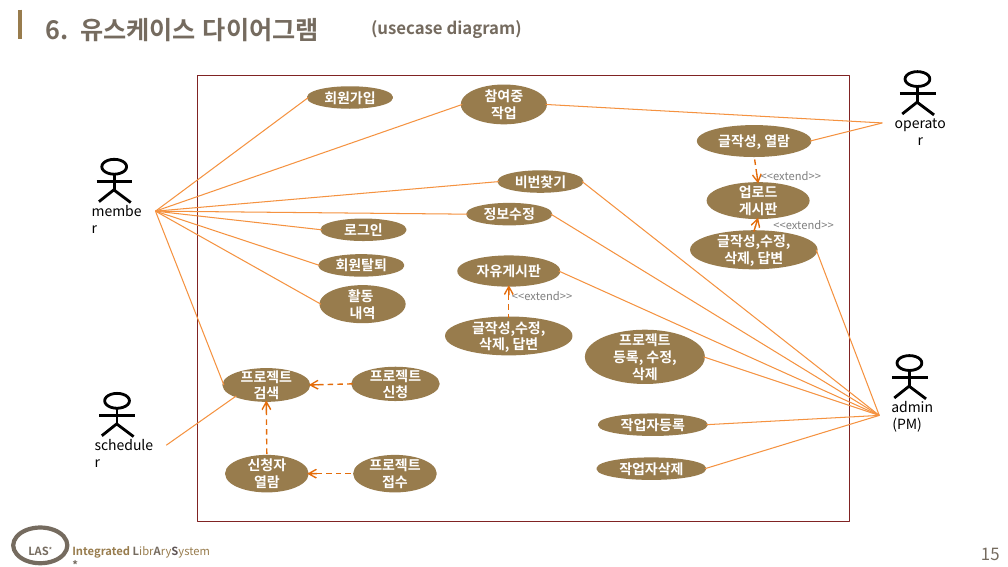
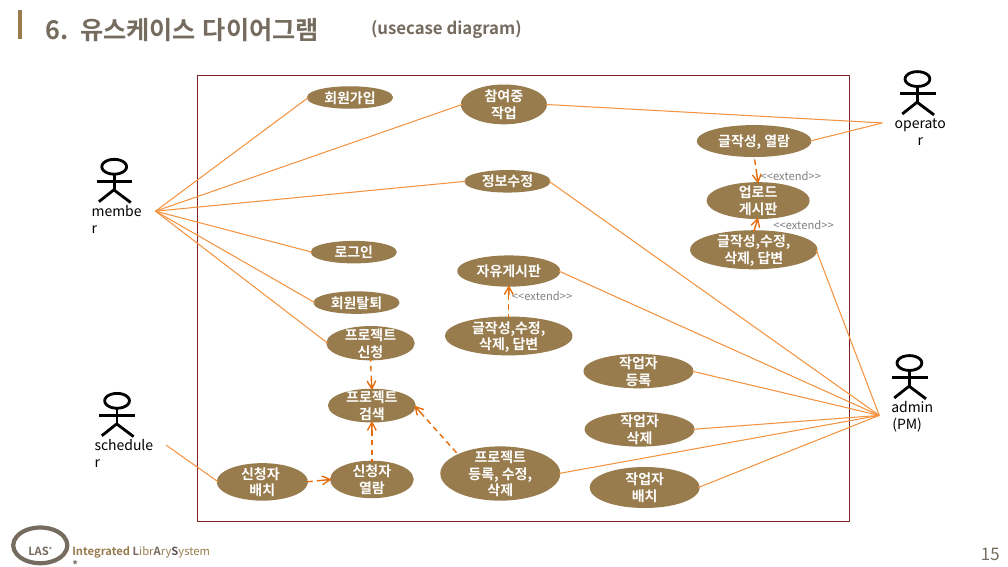
Before and after one commit to hanwoolk/SoundBooker, a slide deck: slide 15 of 0317_sample.pptx. Drawn at 1008x567 pixels with LibreOffice and Linux fonts; fonts in the diff are those of the drawing; background and template pictures are left out. Boxes give left, top, right and bottom in pixels: in the first picture for what was removed or moved away, otherwise in the second. Text is boxed around its words. In the diff, an @@ line names an element or a change of style, - is before the commit and + after.

```diff
--- a/0317_sample.pptx
+++ b/0317_sample.pptx
@@ ellipse "정보수정": place and size @@
-ellipse "정보수정" at [468,205,551,225]
+ellipse "정보수정" at [466,171,549,192]
@@ ellipse removed at [499,171,583,192] @@
-비번찾기
@@ line moved from (155, 211) - (468, 214) to (155, 211) - (466, 181) @@
@@ line removed from (155, 211) to (499, 181) @@
@@ line moved from (551, 214) - (879, 415) to (549, 181) - (879, 415) @@
@@ line removed from (583, 181) to (879, 415) @@
@@ line moved from (155, 211) - (322, 230) to (155, 211) - (312, 252) @@
@@ line moved from (155, 211) - (320, 265) to (155, 211) - (314, 302) @@
@@ line moved from (155, 211) - (224, 385) to (155, 211) - (328, 343) @@
@@ ellipse "로그인": place and size @@
-ellipse "로그인" at [322,220,405,240]
+ellipse "로그인" at [312,242,396,262]
@@ ellipse "회원탈퇴": place and size @@
-ellipse "회원탈퇴" at [320,256,403,276]
+ellipse "회원탈퇴" at [314,292,398,312]
@@ ellipse removed at [321,286,404,322] @@
-활동
-내역
@@ ellipse "프로젝트 신청": place and size @@
-ellipse "프로젝트 신청" at [353,368,438,399]
+ellipse "프로젝트 신청" at [328,328,413,359]
@@ arrow moved from (308, 385) - (353, 384) to (372, 390) - (371, 359) @@
@@ ellipse "작업자 등록": place and size @@
-ellipse "작업자 등록" at [599,415,706,435]
+ellipse "작업자 등록" at [585,356,691,387]
@@ text in ellipse at [619,354,658,389]: spaces changed @@
-작업자등록
+작업자
+등록
@@ ellipse "프로젝트검색": place and size @@
-ellipse "프로젝트검색" at [224,370,308,401]
+ellipse "프로젝트검색" at [330,390,414,421]
@@ line moved from (707, 424) - (879, 415) to (692, 371) - (879, 415) @@
@@ arrow added from (459, 456) to (414, 405), #E46C0A 1 pt dashed @@
@@ line moved from (704, 357) - (879, 415) to (558, 474) - (879, 415) @@
@@ ellipse "작업자 삭제": place and size @@
-ellipse "작업자 삭제" at [598,459,705,479]
+ellipse "작업자 삭제" at [586,413,692,446]
@@ text in ellipse at [620,412,659,447]: spaces changed @@
-작업자삭제
+작업자
+삭제
@@ line moved from (705, 469) - (879, 415) to (694, 429) - (879, 415) @@
@@ line moved from (155, 211) - (321, 304) to (699, 488) - (879, 415) @@
@@ line moved from (166, 446) - (236, 396) to (166, 446) - (219, 482) @@
@@ arrow moved from (266, 400) - (267, 457) to (372, 421) - (372, 462) @@
@@ ellipse "프로젝트 등록, 수정,삭제": place and size @@
-ellipse "프로젝트 등록, 수정,삭제" at [587,331,704,382]
+ellipse "프로젝트 등록, 수정,삭제" at [442,448,558,499]
@@ ellipse "신청자 배치": place and size @@
-ellipse "신청자 배치" at [355,457,435,491]
+ellipse "신청자 배치" at [219,465,307,499]
@@ text in ellipse at [241,467,280,497]: text changed @@
-프로젝트 접수
+신청자
+배치
@@ ellipse "신청자 열람": place and size @@
-ellipse "신청자 열람" at [227,457,307,491]
+ellipse "신청자 열람" at [332,462,412,496]
@@ ellipse added at [591,469,698,507], fill #987C4D, outline #987C4D 2 pt, 10 pt, text #FFFFFF, bold @@
+작업자
+배치
@@ arrow moved from (307, 474) - (355, 474) to (332, 480) - (306, 482) @@
```
Also in this commit, not shown: 2 other slides changed, 17 other files.
